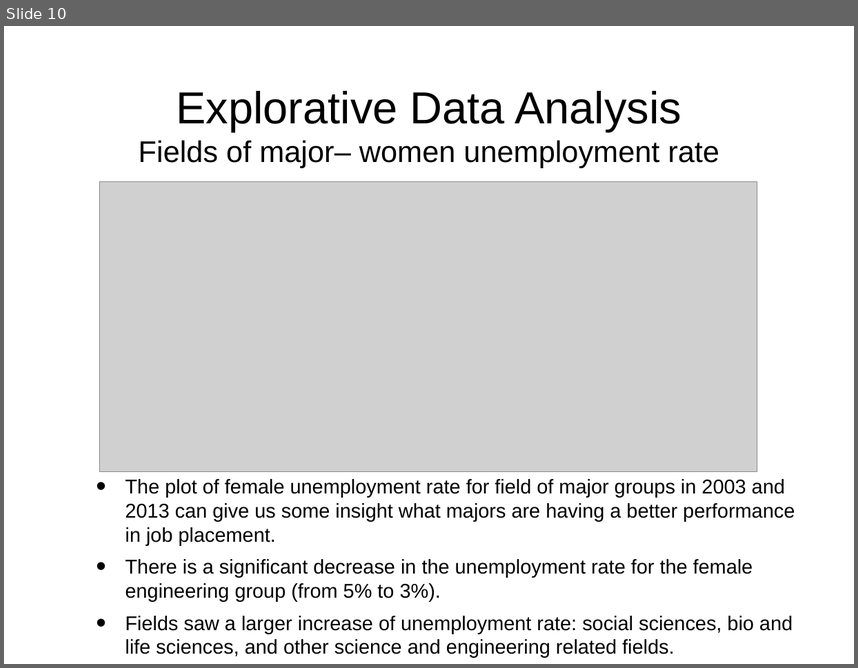
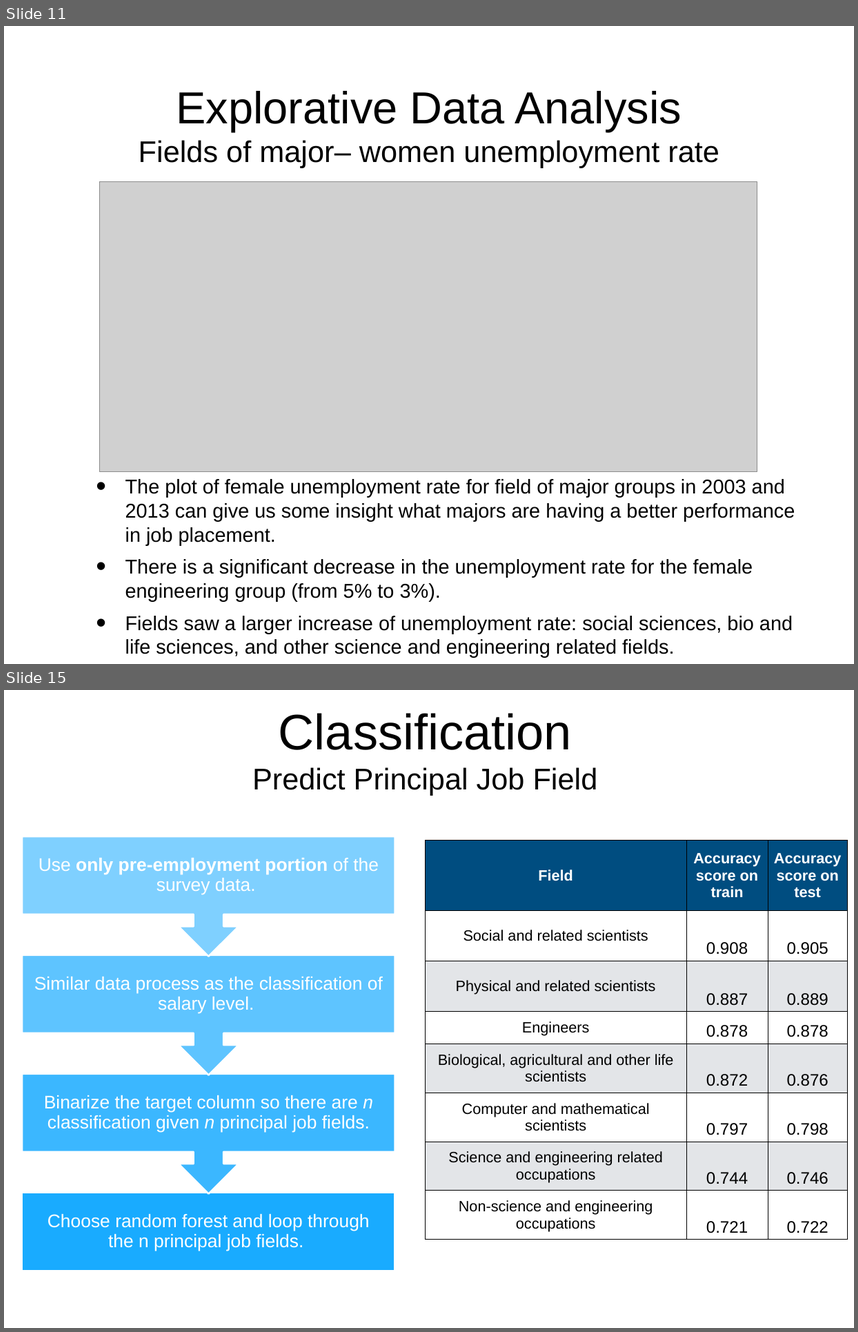
Before and after one commit to shuojiashi/women_in_stem, a slide deck: womenInSTEM_project_slides.pptx. Shown one above the other, each under a label of ours: slide 10 before the commit, slides 11 and 15 after it; the slides between them are not shown. The pictures are 858x668 and 858x1332 pixels, drawn with LibreOffice and Linux fonts; fonts in the diff are those of the drawing; grey boxes stand for pictures. Boxes give left, top, right and bottom in pixels: in the first picture for what was removed or moved away, otherwise in the second. Text is boxed around its words. In the diff, an @@ line names an element or a change of style, - is before the commit and + after.

```diff
--- a/womenInSTEM_project_slides.pptx
+++ b/womenInSTEM_project_slides.pptx
@@ slide 15 added at (4, 690, 854, 1328), background #FFFFFF @@
@@ text added at (252, 713, 598, 795), 36 pt, text #000000 @@
+    Classification
+    Predict Principal Job Field
@@ table added at (426, 840, 847, 1239), 8 rows, 3 columns @@
+Field | Accuracy score on train | Accuracy score on test
+Social and related scientists | 0.908 | 0.905
+Physical and related scientists | 0.887 | 0.889
+Engineers | 0.878 | 0.878
+Biological, agricultural and other life scientists | 0.872 | 0.876
+Computer and mathematical scientists | 0.797 | 0.798
+Science and engineering related occupations | 0.744 | 0.746
+Non-science and engineering occupations | 0.721 | 0.722
@@ group added at (22, 836, 395, 1270): 4 texts, 3 up arrow callouts, 1 rectangle @@
+Choose random forest and loop through the n principal job fields.
+Binarize the target column so there are n classification given n principal job fields.
+Similar data process as the classification of salary level.
+Use only pre-employment portion of the survey data.
@@ what was slide 10 is now slide 11 @@
```
Also in this commit, not shown: 4 slides changed, 3 other slides added, 1 slide removed, 4 other files.
